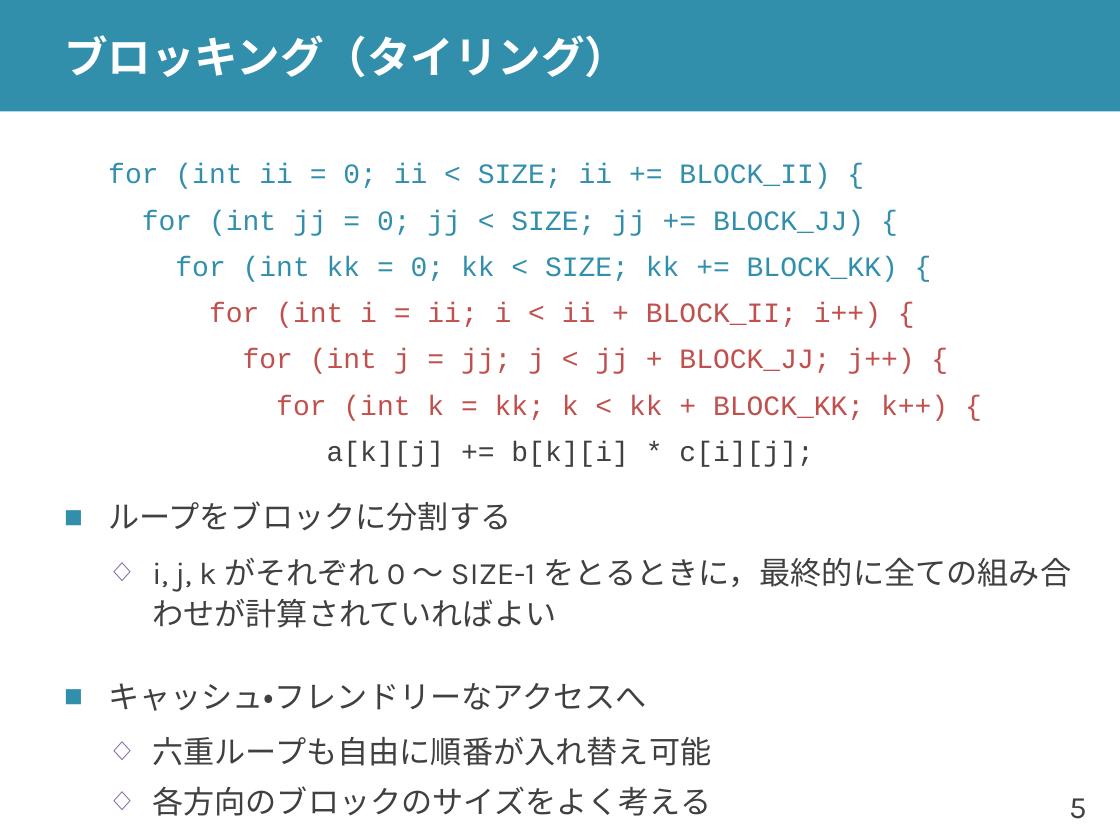
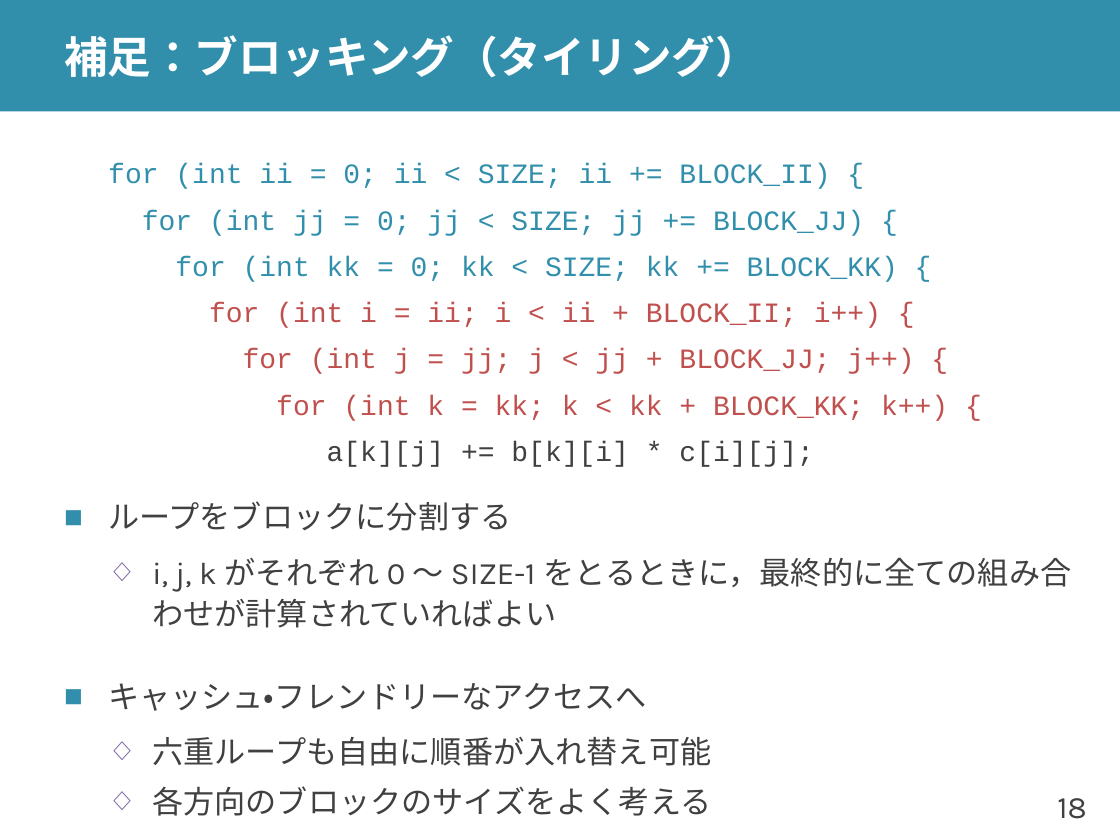
Before and after one commit to shioyadan/advanced-computer-organization, a slide deck: slide 18 of aco-shioya-13.pptx (slide 5 before the commit). Drawn at 1120x840 pixels with LibreOffice and Linux fonts; fonts in the diff are those of the drawing. Boxes give left, top, right and bottom in pixels: in the first picture for what was removed or moved away, otherwise in the second. Text is boxed around its words. In the diff, an @@ line names an element or a change of style, - is before the commit and + after.

```diff
--- a/aco-shioya-13.pptx
+++ b/aco-shioya-13.pptx
@@ title at box(64, 35, 759, 77): text changed @@
-ブロッキング（タイリング）
+補足：ブロッキング（タイリング）
@@ page number at box(1057, 798, 1086, 819): text changed @@
-5
+18
```
Also in this commit, not shown: 15 other slides changed, 8 slides added, 1 other file.
